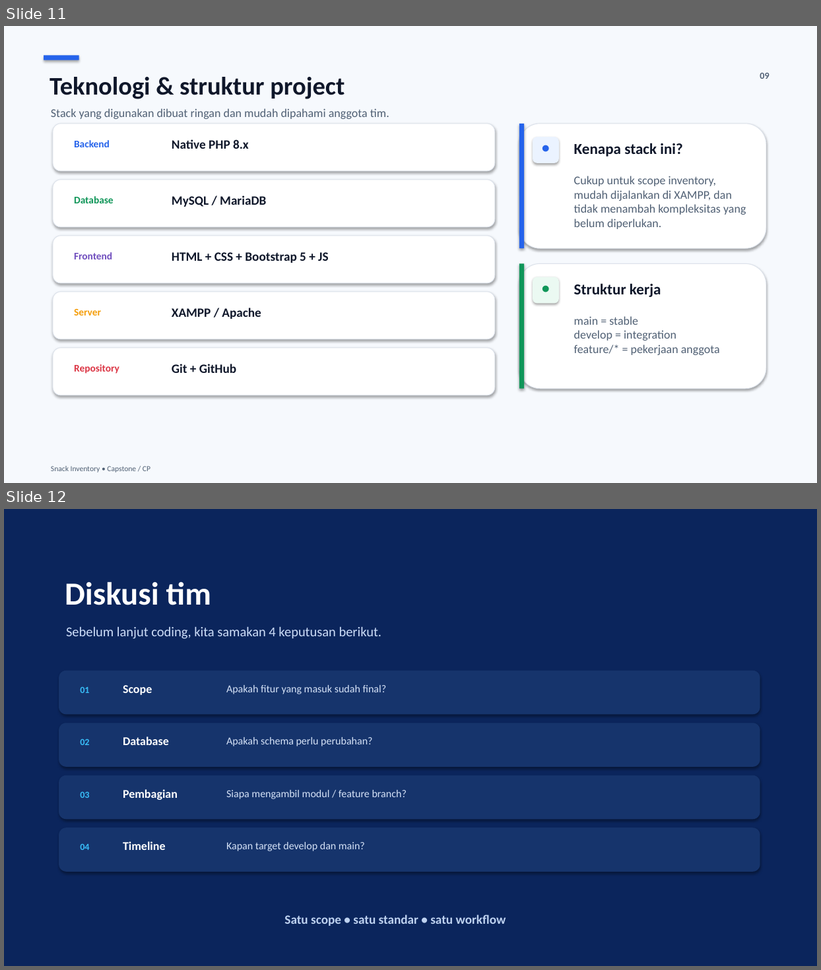
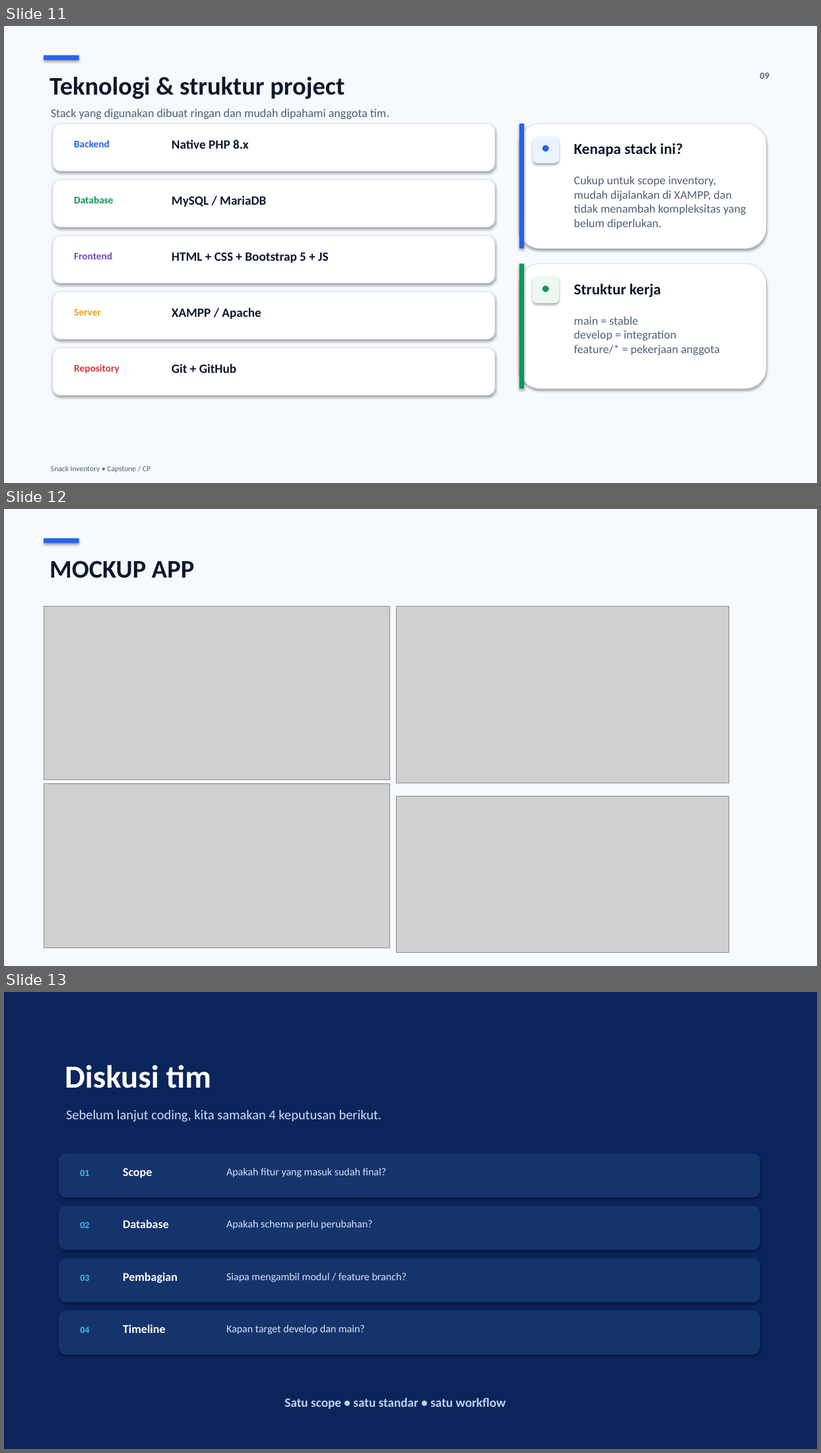
Before and after one commit to imamihab/cp, a slide deck: BAHAN/CP Snack Inventory.pptx. Shown one above the other, each under a label of ours: slides 11 and 12 before the commit, slides 11, 12 and 13 after it. The pictures are 821x970 and 821x1453 pixels, drawn with LibreOffice and Linux fonts; fonts in the diff are those of the drawing; grey boxes stand for pictures. Boxes give left, top, right and bottom in pixels: in the first picture for what was removed or moved away, otherwise in the second. Text is boxed around its words. In the diff, an @@ line names an element or a change of style, - is before the commit and + after.

```diff
--- a/BAHAN/CP Snack Inventory.pptx
+++ b/BAHAN/CP Snack Inventory.pptx
@@ slide 12 added at [4, 509, 817, 966], background #FFFFFF @@
@@ rectangle added at [4, 509, 817, 966], fill #F6F9FD @@
@@ rectangle added at [44, 538, 79, 543], fill #2563EB @@
@@ text added at [50, 560, 194, 578], 30 pt, text #0F172A, bold @@
+MOCKUP APP
@@ picture added at [44, 606, 390, 780] @@
@@ picture added at [397, 606, 730, 783] @@
@@ picture added at [44, 784, 390, 949] @@
@@ picture added at [397, 796, 730, 953] @@
@@ what was slide 12 is now slide 13 @@
```
Also in this commit, not shown: 17 other files.
